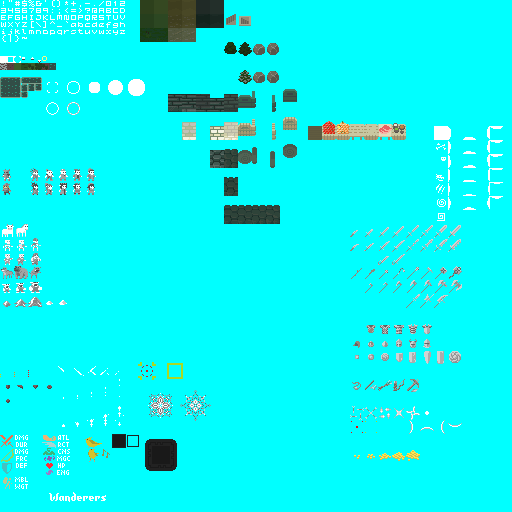
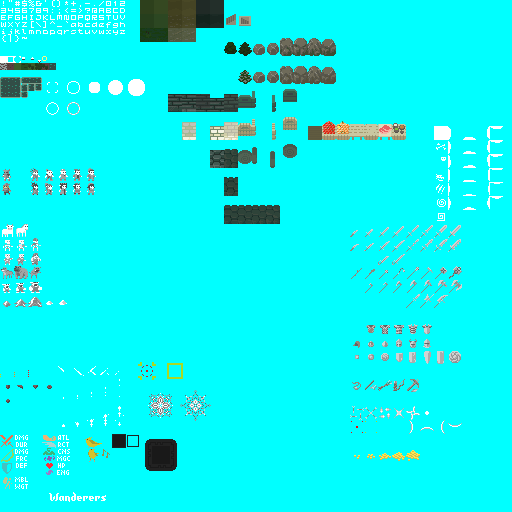
Layers edited between the first and the second 512px x 512px image:
painted on "Main" over left=280, top=38, right=336, bottom=84
